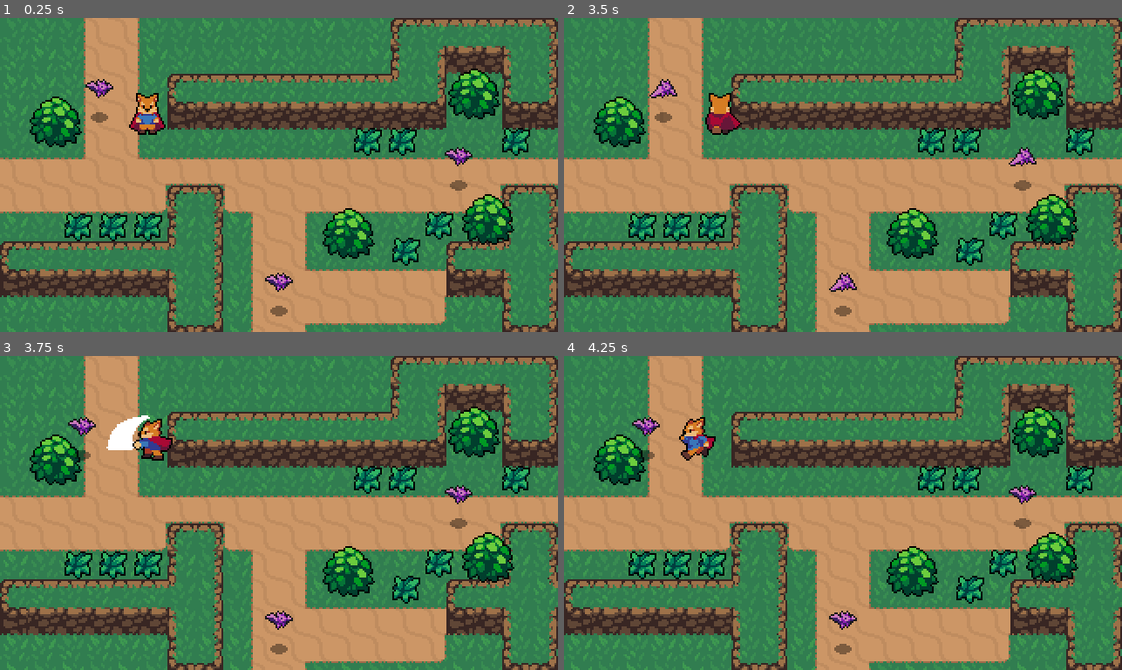
Above: before the commit, frames 1-4 (two rows, left to right).
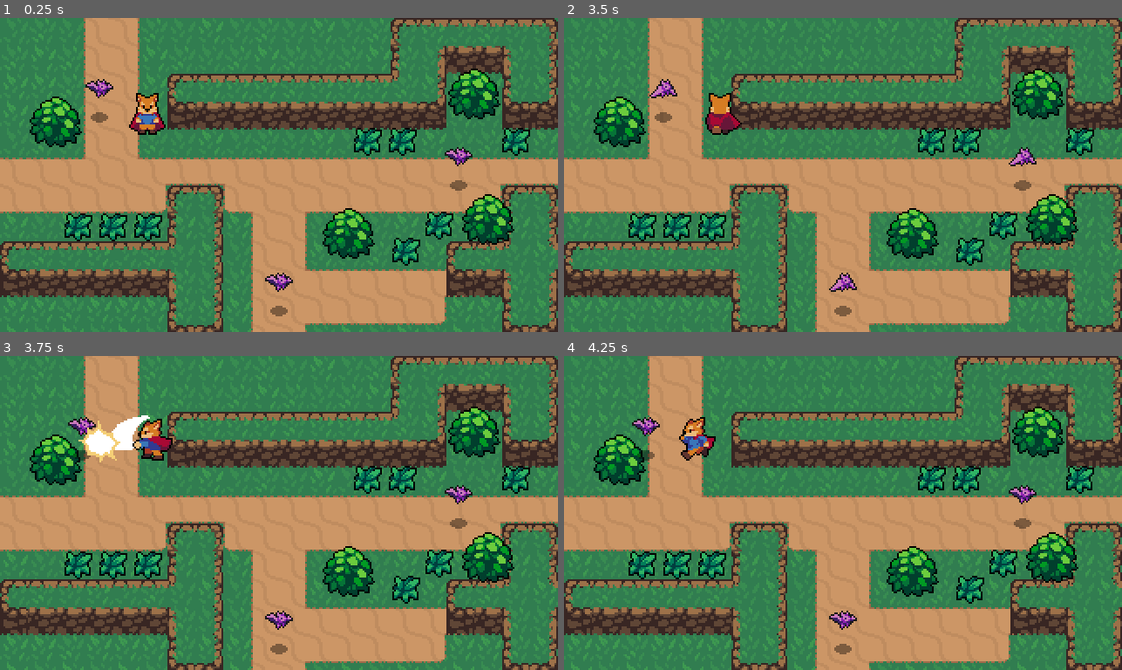
Above: after the commit, the same moments.

Repository: rprav-n/action-rpg
Game: Godot game, scene res://scenes/world/world.tscn
The game is run twice, just before and just after one commit, with the same random seed, the same clock (stepped at 60 frames per second) and the same inputs.
Inputs:
- Up to frame 1 (0.25 s): no input
- Up to frame 2 (3.5 s): hold D (move_right) 0.53-1.28 s; tap X (attack) at 0.6, 2.1 s; hold S (move_down) 1.28-2.03 s; tap Space (roll) at 1.35, 2.85 s; hold D (move_right) 2.03-2.78 s; hold Up (move_up) from 2.78 s (still down)
- Up to frame 3 (3.75 s): release Up (move_up) at 3.53 s; hold Left (move_left) from 3.53 s (still down); tap X (attack) at 3.6 s
- Up to frame 4 (4.25 s): keep holding Left (move_left)

Frames 1-2 are identical in both runs. In frame 3, 0.4% of the frame differs, in the area x 14-22%, y 20-34%; in frame 4, nothing differs.

Commit message:
Added hit effect

Diff:
--- a/scenes/bat/bat.gd
+++ b/scenes/bat/bat.gd
@@ -7,7 +7,7 @@
 
 @onready var stats: Stats = $Stats
 @onready var animated_sprite_2d: AnimatedSprite2D = $AnimatedSprite2D
-var enemy_death_effect_scene: PackedScene = preload("res://scenes/effects/enemy_death/enemy_death_effect.tscn")
+const enemy_death_effect_scene: PackedScene = preload("res://scenes/effects/enemy_death/enemy_death_effect.tscn")
 
 
 func _physics_process(delta: float) -> void:
--- /dev/null
+++ b/scenes/effects/hit_effect/hit_effect.tscn
@@ -0,0 +1,34 @@
+[gd_scene load_steps=6 format=3 uid="uid://db41b8m7wrb1h"]
+
+[ext_resource type="Texture2D" uid="uid://7uagsbr04n21" path="res://assets/Effects/HitEffect.png" id="1_x8sg2"]
+[ext_resource type="Script" path="res://scenes/effects/effect.gd" id="2_lnlvm"]
+
+[sub_resource type="AtlasTexture" id="AtlasTexture_8udld"]
+atlas = ExtResource("1_x8sg2")
+region = Rect2(0, 0, 24, 24)
+
+[sub_resource type="AtlasTexture" id="AtlasTexture_utbep"]
+atlas = ExtResource("1_x8sg2")
+region = Rect2(24, 0, 24, 24)
+
+[sub_resource type="SpriteFrames" id="SpriteFrames_y1iql"]
+animations = [{
+"frames": [{
+"duration": 1.0,
+"texture": SubResource("AtlasTexture_8udld")
+}, {
+"duration": 1.0,
+"texture": SubResource("AtlasTexture_utbep")
+}],
+"loop": false,
+"name": &"default",
+"speed": 10.0
+}]
+
+[node name="HitEffect" type="AnimatedSprite2D"]
+sprite_frames = SubResource("SpriteFrames_y1iql")
+autoplay = "default"
+frame = 1
+frame_progress = 1.0
+offset = Vector2(0, -8)
+script = ExtResource("2_lnlvm")
--- a/scenes/grass/grass.gd
+++ b/scenes/grass/grass.gd
@@ -2,7 +2,7 @@
 
 extends Node2D
 
-var grass_effect_scene: PackedScene = preload("res://scenes/effects/grass_effect/grass_effect.tscn")
+const grass_effect_scene: PackedScene = preload("res://scenes/effects/grass_effect/grass_effect.tscn")
 
 
 func spawn_grass_effect() -> void:
--- a/scenes/grass/grass.tscn
+++ b/scenes/grass/grass.tscn
@@ -17,6 +17,7 @@
 [node name="Hurtbox" parent="." instance=ExtResource("3_648ac")]
 collision_layer = 8
 collision_mask = 4
+show_hit = false
 
 [node name="CollisionShape2D" parent="Hurtbox" index="0"]
 position = Vector2(0, -8)
--- /dev/null
+++ b/scenes/hurtbox/hurtbox.gd
@@ -0,0 +1,17 @@
+class_name Hurtbox
+
+extends Area2D
+
+@export var show_hit: bool = true
+
+const hit_effect_scene: PackedScene = preload("res://scenes/effects/hit_effect/hit_effect.tscn")
+
+func spawn_hit_effect() -> void:
+	var hit_effect: Effect = hit_effect_scene.instantiate() as Effect
+	get_tree().current_scene.add_child(hit_effect)
+	hit_effect.global_position = global_position
+
+
+func _on_area_entered(_area: Area2D) -> void:
+	if show_hit:
+		spawn_hit_effect()
--- a/scenes/hurtbox/hurtbox.tscn
+++ b/scenes/hurtbox/hurtbox.tscn
@@ -1,5 +1,10 @@
-[gd_scene format=3 uid="uid://4b24a55cs228"]
+[gd_scene load_steps=2 format=3 uid="uid://4b24a55cs228"]
+
+[ext_resource type="Script" path="res://scenes/hurtbox/hurtbox.gd" id="1_yr7br"]
 
 [node name="Hurtbox" type="Area2D"]
+script = ExtResource("1_yr7br")
 
 [node name="CollisionShape2D" type="CollisionShape2D" parent="."]
+
+[connection signal="area_entered" from="." to="." method="_on_area_entered"]
